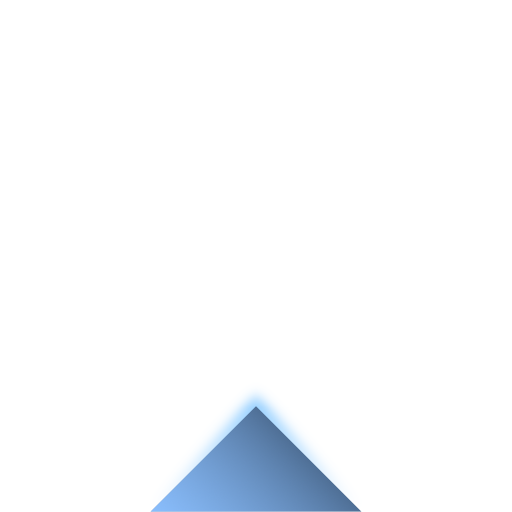
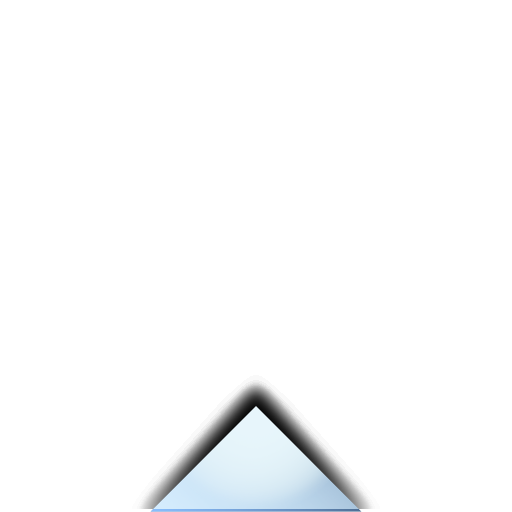
Layered file, before and after one edit (512x512). Changes by layer:
painted on "Scapce #2" over [153,406,359,509]
painted on "Scapce #3" over [132,375,380,509]
